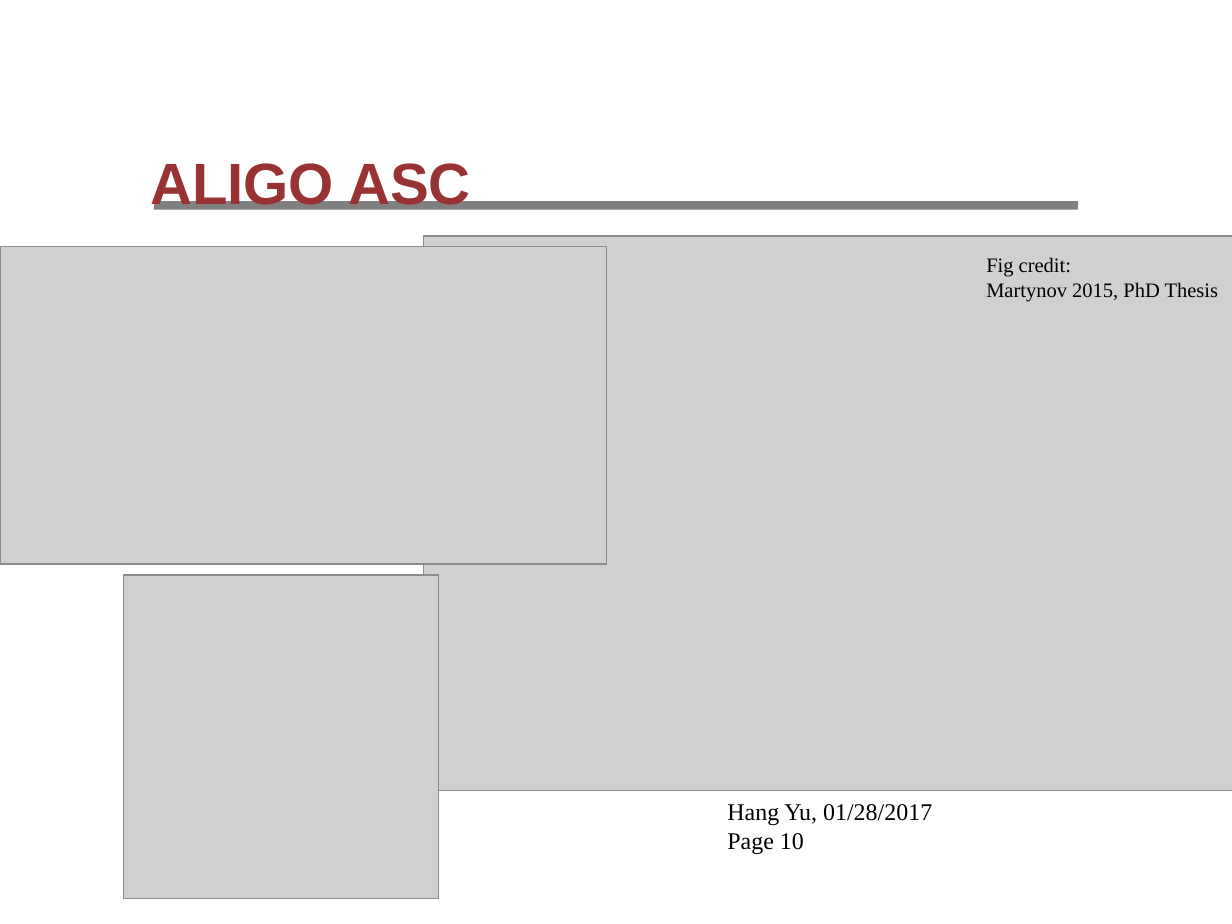
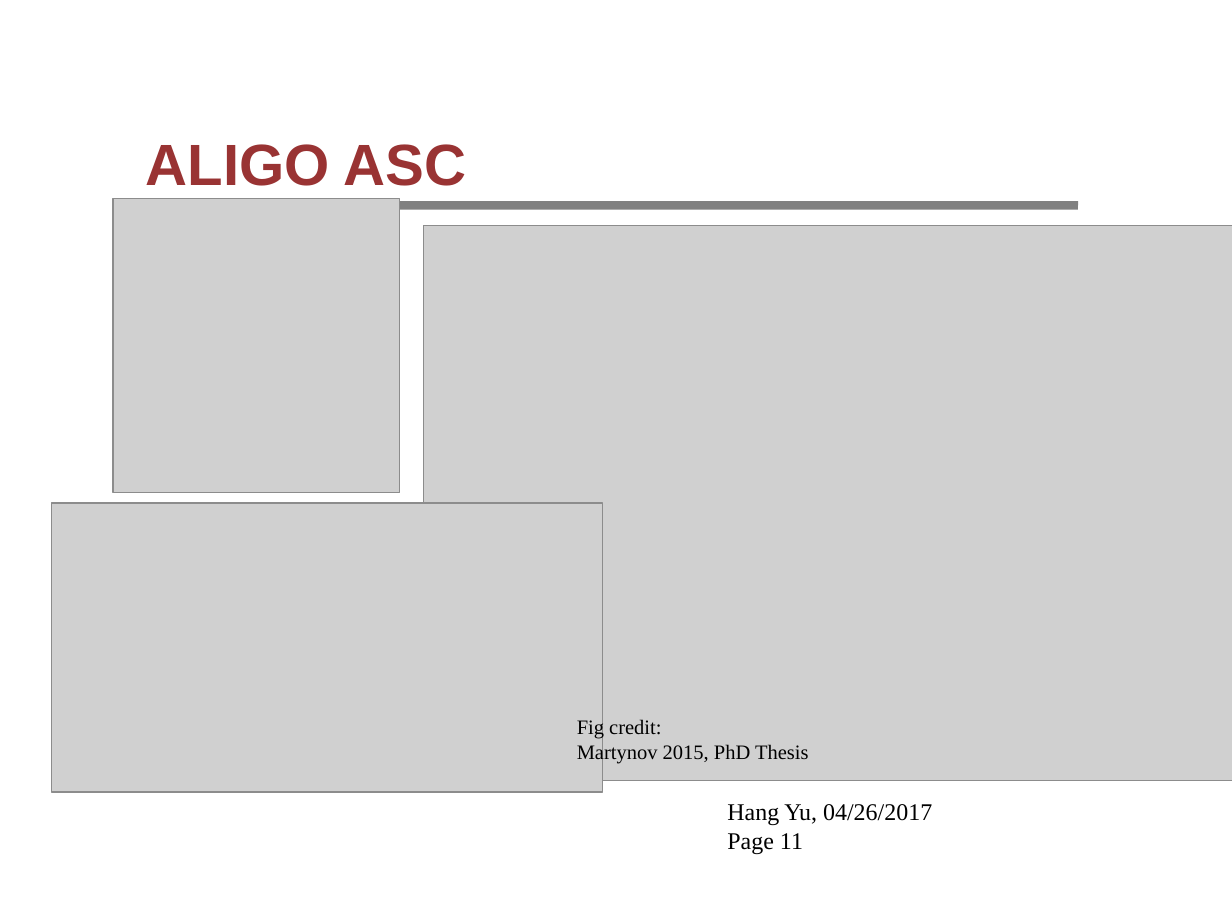
Before and after one commit to hangyu45/HangYuThesis, a slide deck: slide 11 of proposal/thesisproposal.pptx (slide 10 before the commit). Drawn at 1232x924 pixels with LibreOffice and Linux fonts; fonts in the diff are those of the drawing; grey boxes stand for pictures; background and template pictures are left out. Boxes give left, top, right and bottom in pixels: in the first picture for what was removed or moved away, otherwise in the second. Text is boxed around its words. In the diff, an @@ line names an element or a change of style, - is before the commit and + after.

Commit message:
updated thesis proposal

```diff
--- a/proposal/thesisproposal.pptx
+++ b/proposal/thesisproposal.pptx
@@ title "ALIGO ASC" rewrapped from <box>150,163,471,210</box> to <box>146,144,467,186</box> @@
@@ picture: place and size @@
-picture at <box>123,575,439,899</box>
+picture at <box>113,198,400,493</box>
@@ picture: place and size @@
-picture at <box>424,237,1232,791</box>
+picture at <box>424,225,1232,780</box>
@@ picture: place and size @@
-picture at <box>0,246,606,564</box>
+picture at <box>52,503,604,791</box>
@@ text "Fig credit:": place and size @@
-text "Fig credit:" at <box>986,257,1219,302</box>
+text "Fig credit:" at <box>577,719,809,764</box>
@@ text at <box>727,804,932,854</box>: text changed @@
-Hang Yu, 01/28/2017
-Page 10
+Hang Yu, 04/26/2017
+Page 11
```
Also in this commit, not shown: 7 other slides changed, 2 slides added, 1 other file.
